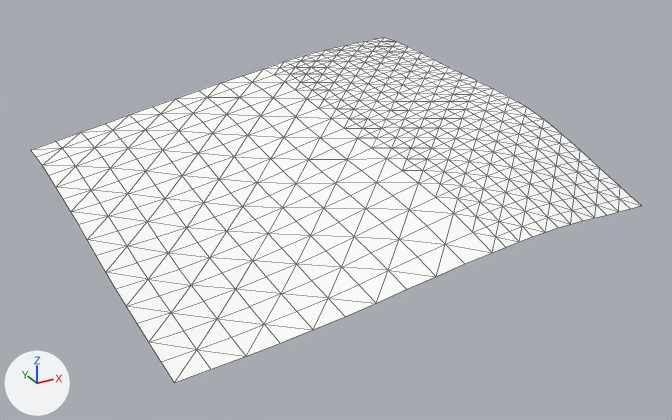
Renders of the glTF model games/yorimichi/assets/belmonte/meshes/SM_BM_BT_Terrain_0_5.glb from each side of a commit.
Rendered twice from a 50 mm lens placed at (-1121.0, 367.0, 246.0), pointed at (-888.0, 790.0, 34.0). Lighting does not change. The marker at lower left points along +X, +Y and +Z. The first picture is the older version. Mesh edges are drawn as thin lines.

The first picture shows 'SM_BM_BT_Terrain_0_5'.
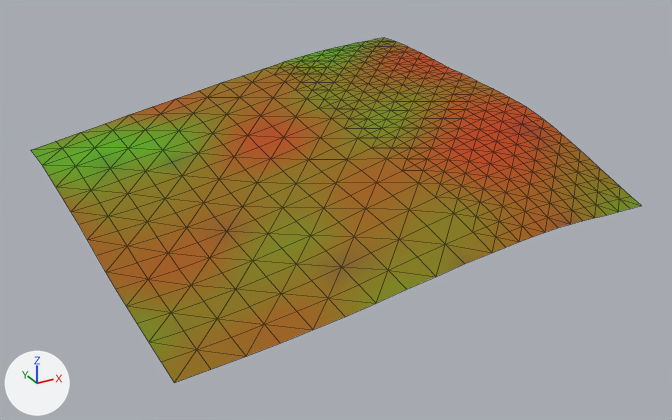
Where the change shows, as pixel boxes [x1, y1, x2, y2] in the pictures (672 x 420 px):
part 1 of me_sm_bt_terrain_0_5, recoloured (white to yellow)
    both: [56, 38, 630, 383]
part 2 of me_sm_bt_terrain_0_5, recoloured (white to brown)
    both: [79, 46, 599, 356]
part 3 of me_sm_bt_terrain_0_5, recoloured (white to orange)
    both: [234, 52, 561, 184]
part 4 of me_sm_bt_terrain_0_5, recoloured
    both: [31, 38, 641, 212]

Diff of the bpy script that builds the scene:
```diff
--- a/games/yorimichi/assets/belmonte/meshes/SM_BM_BT_Terrain_0_5.glb.py
+++ b/games/yorimichi/assets/belmonte/meshes/SM_BM_BT_Terrain_0_5.glb.py
@@ me_sm_bt_terrain_0_5 @@
 me_sm_bt_terrain_0_5.from_pydata(...)  # 583 vertices, 1072 faces; spans x -1024.0..-768.0, y 680.0..936.0, z 28.0..89.0
 # used by ob_sm_bm_bt_terrain_0_5; location = (0.0, 0.0, 0.0)
+# me_sm_bt_terrain_0_5 part 1: 440 faces centred in x -1019.0..-771.0, y 682.0..933.0, z 29.0..89.0 are repainted in the vertex colours; the middle colour goes from white #ffffff to yellow #897500
+# me_sm_bt_terrain_0_5 part 2: 347 faces centred in x -1019.0..-771.0, y 682.0..930.0, z 31.0..89.0 are repainted in the vertex colours; the middle colour goes from white #ffffff to brown #9f6000
+# me_sm_bt_terrain_0_5 part 3: 182 faces centred in x -918.0..-771.0, y 717.0..893.0, z 58.0..88.0 are repainted in the vertex colours; the middle colour goes from white #ffffff to orange #b74800
+# me_sm_bt_terrain_0_5 part 4: 103 faces centred in x -1019.0..-771.0, y 682.0..933.0, z 47.0..89.0 are repainted in the vertex colours; the middle colour goes from white #ffffff to green #6a9400
 me_sm_bt_terrain_0_5.materials.append(mat_bm_000_m_terrain_005)
```
